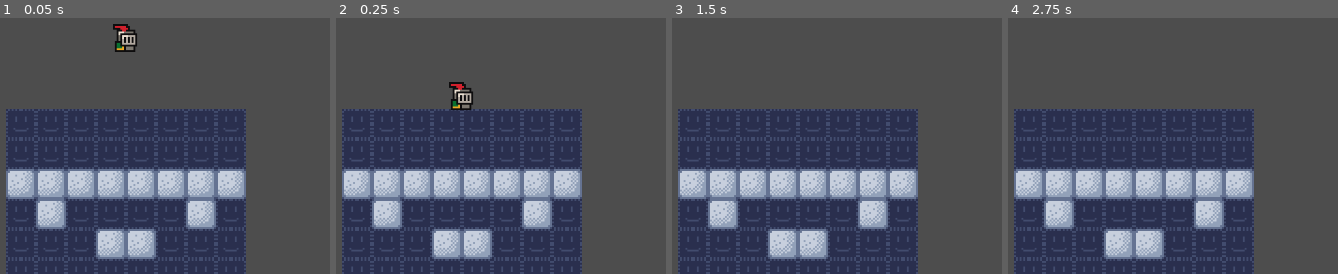
Above: before the commit, frames 1-4 (left to right).
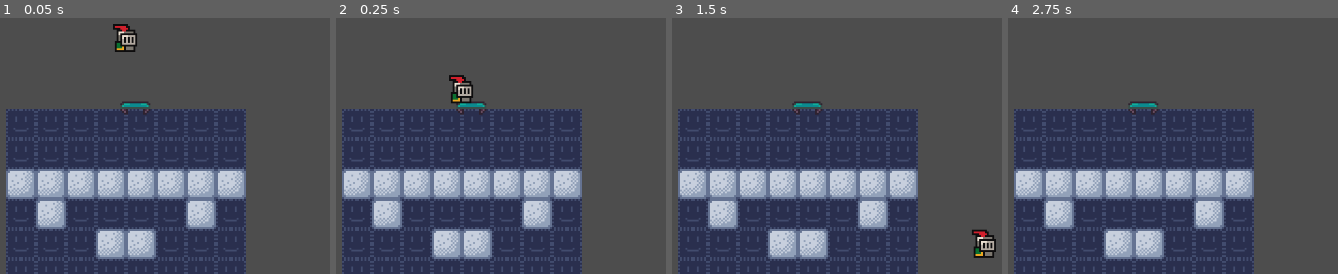
Above: after the commit, the same moments.

Repository: MushroomManToad/GMTKJam2024
Game: Godot game, scene res://scenes/global/game.tscn
Two runs of this game, one before a commit and one after it. Both use one fixed random seed, a clock stepped at 60 frames per second and the inputs below.
Inputs (mouse positions are in pixels of both pictures, inside the frame that each line leads up to):
- Up to frame 1 (0.05 s): no input
- Up to frame 2 (0.25 s): no input
- Up to frame 3 (1.5 s): move the mouse to (975, 25) at 0.52 s; press the mouse at (975, 25) at 0.53 s; hold Right (Right) from 0.53 s (still down); move the mouse to (outside the picture) at 1.27 s; release the mouse at (outside the picture) at 1.28 s; tap Space (Space) at 1.35 s
- Up to frame 4 (2.75 s): tap Enter at 2 s; move the mouse to (outside the picture) at 2.02 s; release Right (Right) at 2.03 s; press the mouse at (outside the picture) at 2.03 s; hold Left (Left) from 2.03 s (still down)

The runs differ from the first frame. In frame 1, 0.2% of the frame differs, in the area x 36-46%, y 32-38%; in frame 2, 0.9%; in frame 3, 0.9%, in the area x 36-99%, y 32-94%; in frame 4, 0.2%.

Commit message:
Kristen Player Changfes

Diff:
--- a/gmtk2024/scenes/player/player.tscn
+++ b/gmtk2024/scenes/player/player.tscn
@@ -176,8 +176,8 @@
 collision_layer = 128
 collision_mask = 127
 script = ExtResource("1_bxdya")
-SPEED = 130.0
-JUMP_VELOCITY = -300.0
+SPEED = 105.0
+JUMP_VELOCITY = -265.0
 
 [node name="AnimatedSprite2D" type="AnimatedSprite2D" parent="."]
 position = Vector2(0, -12)
--- a/gmtk2024/scenes/stages/kristen_test_scene.tscn
+++ b/gmtk2024/scenes/stages/kristen_test_scene.tscn
@@ -1,6 +1,7 @@
-[gd_scene load_steps=2 format=4 uid="uid://kg5o7bhjiuab"]
+[gd_scene load_steps=3 format=4 uid="uid://kg5o7bhjiuab"]
 
 [ext_resource type="TileSet" uid="uid://c6sbug5hr28jf" path="res://tilesets/tileset_toad_dev.tres" id="1_licr2"]
+[ext_resource type="PackedScene" uid="uid://c2fuwxxyo25yp" path="res://scenes/assets/dev/dev_one_way.tscn" id="2_0tm1i"]
 
 [node name="KristenTestScene" type="Node2D"]
 
@@ -14,3 +15,6 @@
 [node name="Ground" type="TileMapLayer" parent="TileMap"]
 tile_map_data = PackedByteArray("AAD8/wEAAAAAAAAAAAD9/wEAAAAAAAAAAAD+/wEAAAAAAAAAAAD//wEAAAAAAAAAAAAAAAEAAAAAAAAAAAABAA …(208 unchanged characters)…
 tile_set = ExtResource("1_licr2")
+
+[node name="DevOneWay" parent="TileMap" instance=ExtResource("2_0tm1i")]
+position = Vector2(5, -12)
